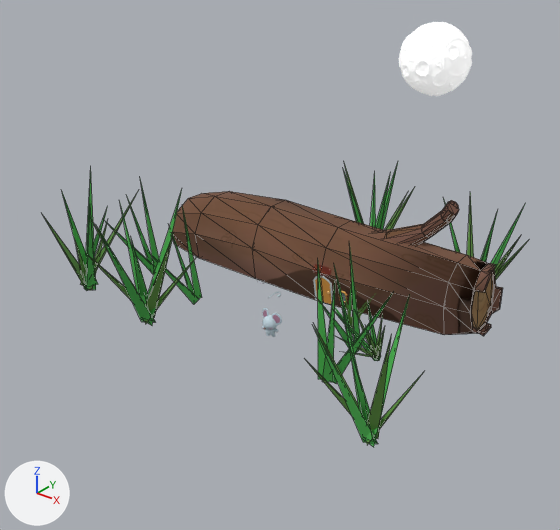
Two versions of the glTF model Escena2.glb, one commit apart.
One viewpoint serves both versions: a 50 mm camera at (5.78, -7.07, 4.56) aimed at (0.31, -0.23, 0.32). The lights are fixed; the arrows at lower left show +X, +Y and +Z. Mesh edges are drawn as thin lines on the coarser meshes. Where no turn or scale is listed for an object, it has been applied to the vertices.

In view in the first picture: 'Luna', 'group116272241.001', 'group116272241.002', 'group1196199746', 'group1196199746.001', 'group1663469629.001', 'group1663469629.003', 'group1663469629.004', 'group1663469629.005', 'group1663469629.006', 'group314882424.001', 'group314882424.002'.
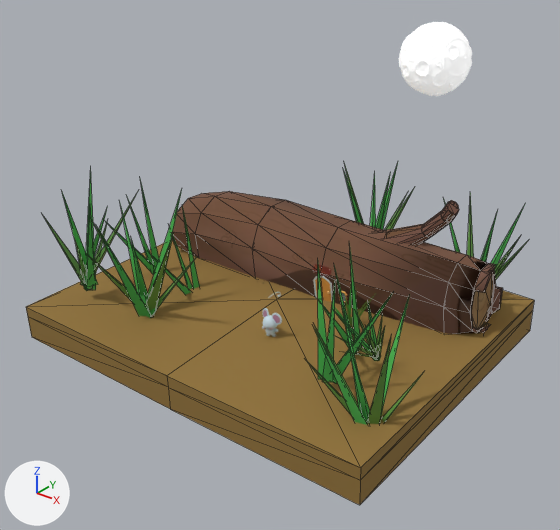
Location of each change, (x1, y1, x2, y2) in pixels of the pictures (560 x 530 px):
'Tierra', added (brown): after (26, 239, 534, 505)

What changed in the scene script:
```text
Add mat_mat9:
    mat_mat9 = principled_material('mat9')
    mat_mat9.base_color = (0.283, 0.169, 0.041)  # brown #917239
    mat_mat9.roughness = 1.0
Add me_group261894536:
    me_group261894536.from_pydata(...)  # 19 vertices, 34 faces; spans x -2.36..2.91, y -1.84..2.38, z -1.92..-1.28
    me_group261894536.materials.append(mat_mat9)  # brown #917239
Add ob_tierra:
    ob_tierra = bpy.data.objects.new('Tierra', me_group261894536)
    ob_tierra.location = (-0.16, -0.27, 0.98)
```
